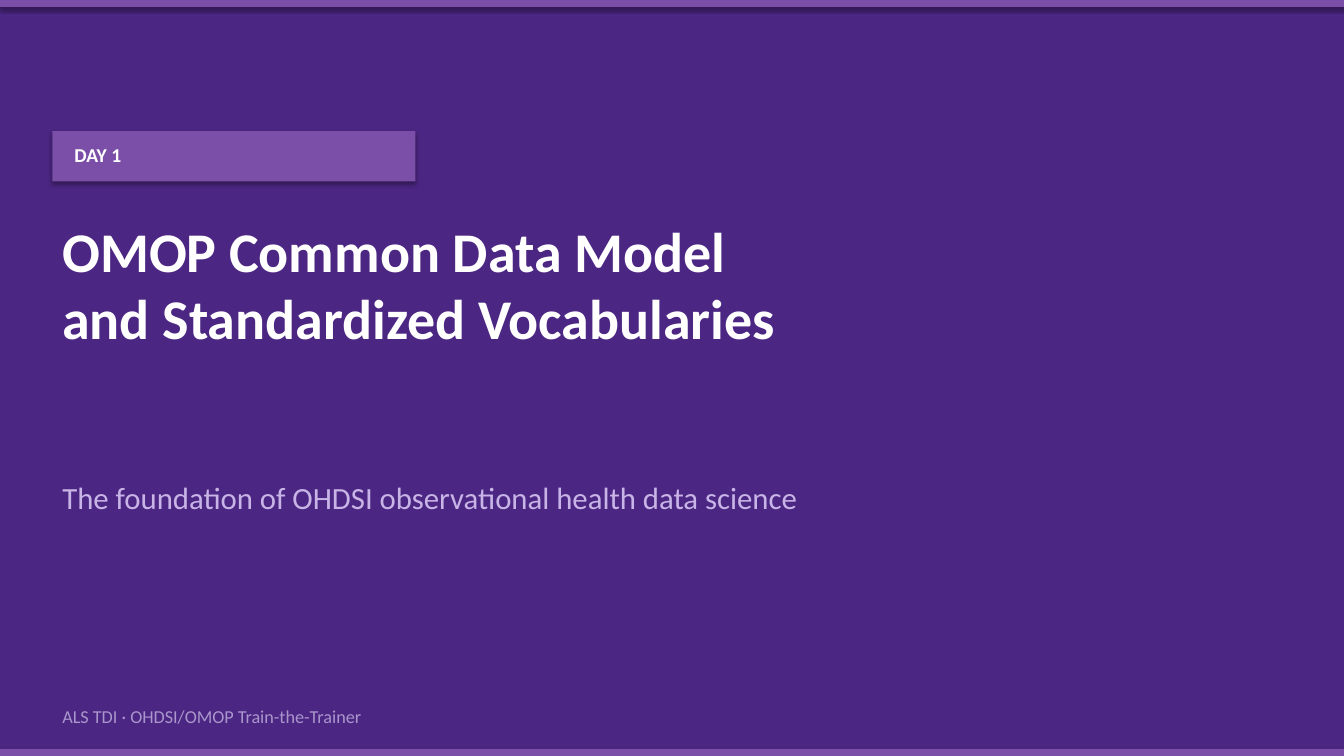
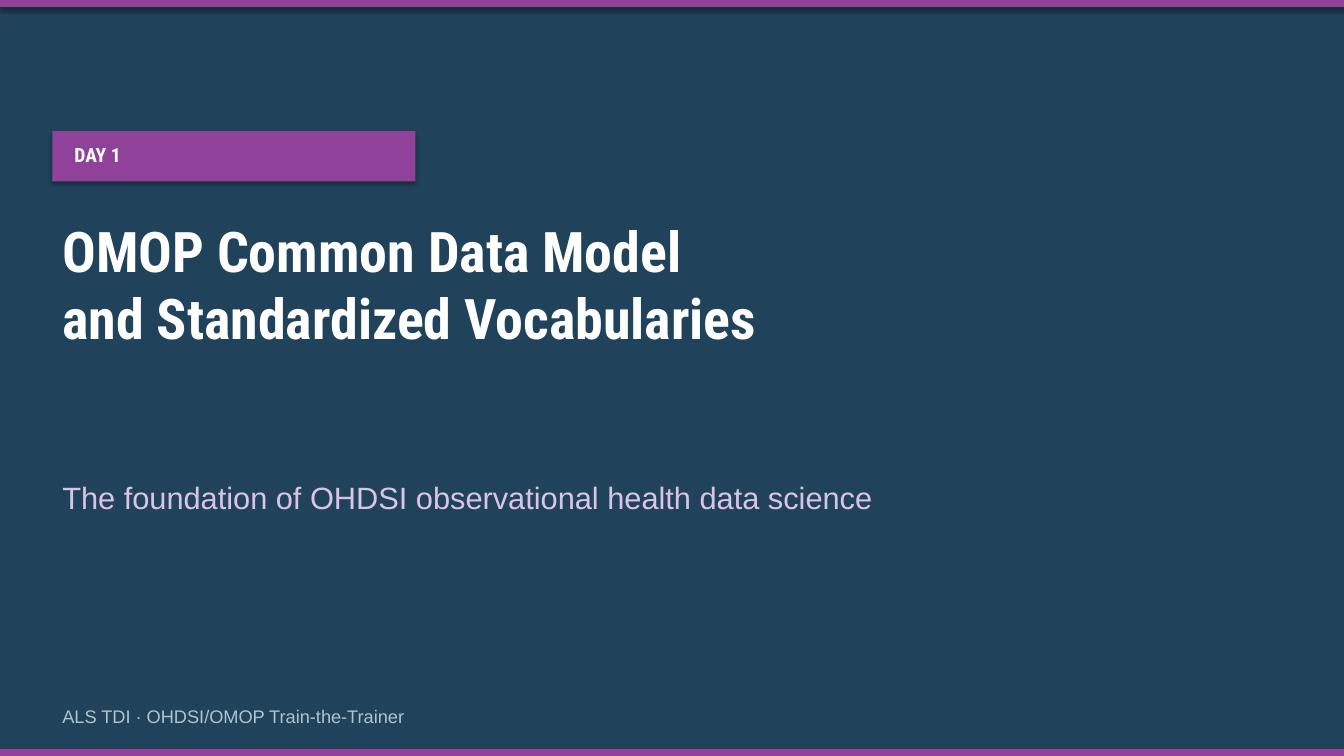
Before and after one commit to ALSTDI/ALS-RWE, a slide deck: slide 1 of docs/free-rwe-resources/train-the-trainer/training/day-01-omop-cdm/kit/Instructor-Deck-with-Notes.pptx. Drawn at 1344x756 pixels with LibreOffice and Linux fonts; fonts in the diff are those of the drawing. Boxes give left, top, right and bottom in pixels: in the first picture for what was removed or moved away, otherwise in the second. Text is boxed around its words. In the diff, an @@ line names an element or a change of style, - is before the commit and + after.

```diff
--- a/docs/free-rwe-resources/train-the-trainer/training/day-01-omop-cdm/kit/Instructor-Deck-with-Notes.pptx
+++ b/docs/free-rwe-resources/train-the-trainer/training/day-01-omop-cdm/kit/Instructor-Deck-with-Notes.pptx
@@ rectangle at (x1=0, y1=0, x2=1344, y2=756): fill #4B2682 to #20425A @@
@@ fill #7B4FA8 to #904199 in 3 elements at (x1=0, y1=0, x2=1344, y2=7), (x1=0, y1=749, x2=1344, y2=756), (x1=52, y1=131, x2=415, y2=181) @@
@@ text "DAY 1" at (x1=74, y1=148, x2=121, y2=162): font Calibri to Roboto Condensed @@
@@ text "OMOP Common Data Model and ..." at (x1=62, y1=230, x2=756, y2=340): font Calibri to Roboto Condensed @@
@@ text "The foundation of OHDSI observational ..." at (x1=62, y1=486, x2=872, y2=510): font Calibri to Arial, text colour #C8B4E6 to #D9C4E6 @@
@@ text "ALS TDI · OHDSI/OMOP Train-the-Trainer" at (x1=62, y1=710, x2=404, y2=723): font Calibri to Arial, text colour #AA96CD to #AEC4D2 @@
```
Also in this commit, not shown: 17 other slides changed, 6 slides added, 11 other files.
